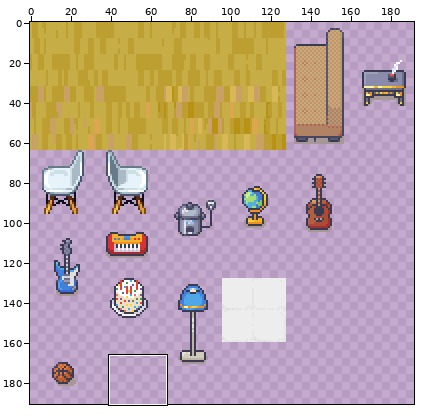
Sprite sheet -- tileset_hs18.png. The first picture is a wide view before the edit; the outline marks the close-up.
Close-up. First the earlier version:
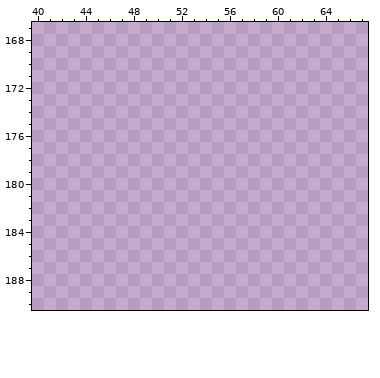
The file is 192x192 pixels. Pixels under 10% opacity are left out. Colours within 5 levels of each other are drawn and written as one. Shown: x 40..67, y 167..190. The wide view leaves out empty margins.
Palette (. is transparent): 
And afterwards:
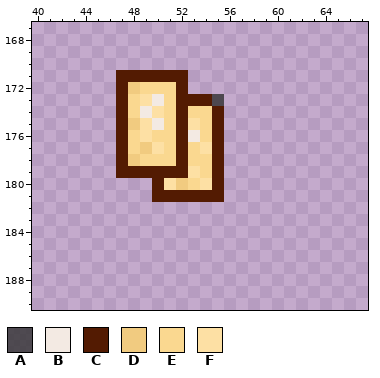
Colours new in this view: A #333333cd  B #f3eae3  C #531b02  D #f1cb80  E #fad890  F #fde0a4
Diff:
{"y":171,"x":47,"old":"......","new":"CCCCCC"}
{"y":172,"x":47,"old":"......","new":"CDEEEC"}
{"y":173,"x":47,"old":".........","new":"CEFBECCCA"}
{"y":174,"x":47,"old":".........","new":"CEBFECEEC"}
{"y":175,"x":47,"old":".........","new":"CDFBECFEC"}
{"y":176,"x":47,"old":".........","new":"CEFEECBEC"}
{"y":177,"x":47,"old":".........","new":"CEDFECEFC"}
{"y":178,"x":47,"old":".........","new":"CDEEECEEC"}
{"y":179,"x":47,"old":".........","new":"CCCCCCFEC"}
{"y":180,"x":50,"old":"......","new":"CFDEFC"}
{"y":181,"x":50,"old":"......","new":"CCCCCC"}
{"label":"added","picture_box":[116,70,224,202]}
